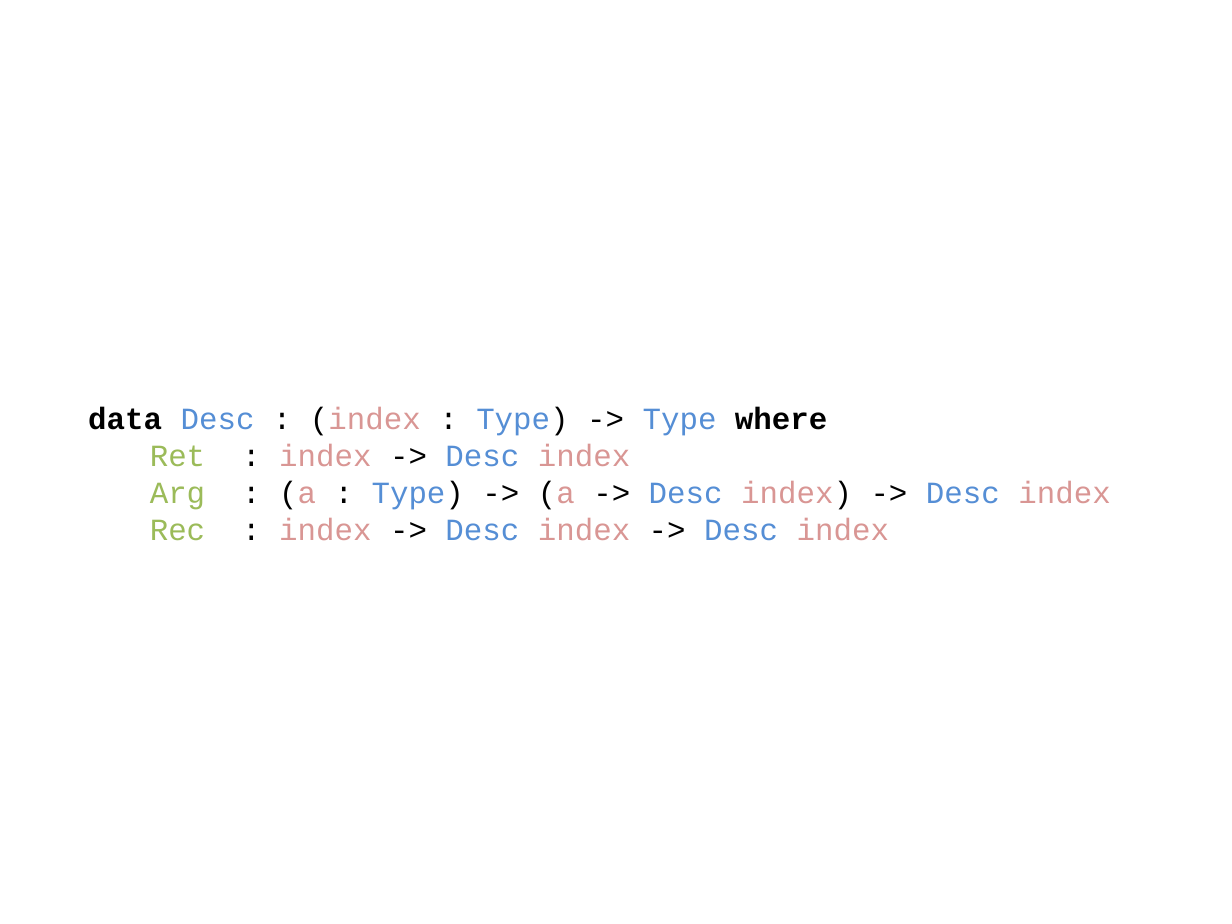
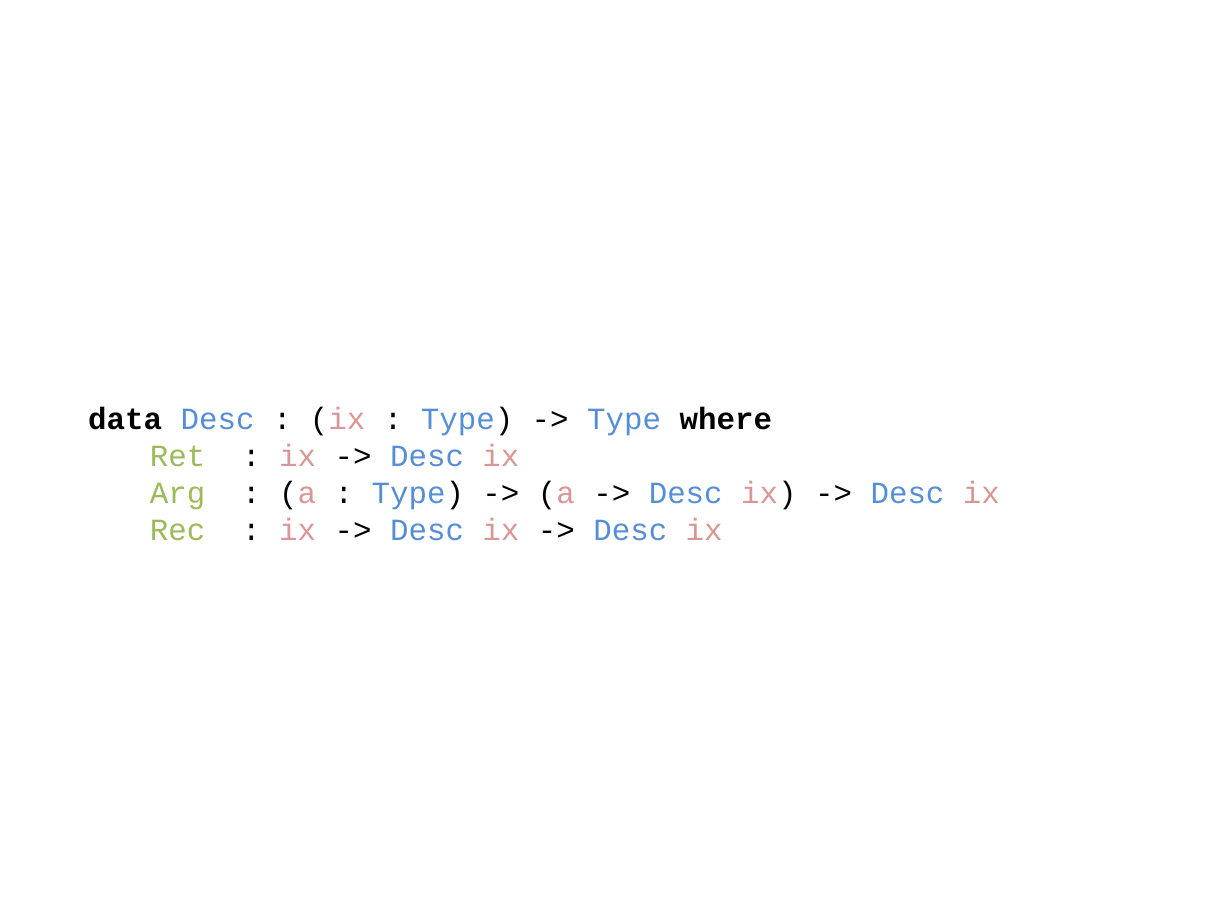
Before and after one commit to ahmadsalim/MSc-Thesis, a slide deck: slide 1 of Figures/ADescriptionForDatatypes.pptx. Drawn at 1232x924 pixels with LibreOffice and Linux fonts; fonts in the diff are those of the drawing. Boxes give left, top, right and bottom in pixels: in the first picture for what was removed or moved away, otherwise in the second. Text is boxed around its words. In the diff, an @@ line names an element or a change of style, - is before the commit and + after.

```diff
--- a/Figures/ADescriptionForDatatypes.pptx
+++ b/Figures/ADescriptionForDatatypes.pptx
@@ text at (88, 407, 1000, 541): text changed; text colour #D99694 to #558ED5 @@
-data Desc : (index : Type) -> Type where
-Ret : index -> Desc index
-Arg : (a : Type) -> (a -> Desc index) -> Desc index
-Rec : index -> Desc index -> Desc index
+data Desc : (ix : Type) -> Type where
+Ret : ix -> Desc ix
+Arg : (a : Type) -> (a -> Desc ix) -> Desc ix
+Rec : ix -> Desc ix -> Desc ix
```
Also in this commit, not shown: 52 other files.
